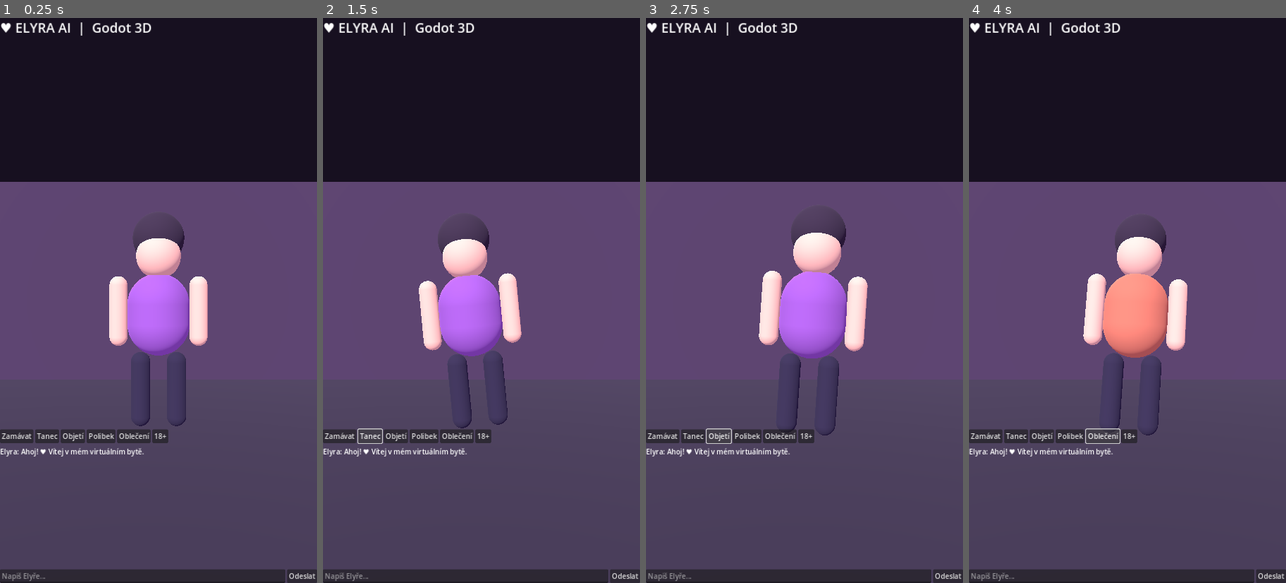
Above: before the commit, frames 1-4 (left to right).
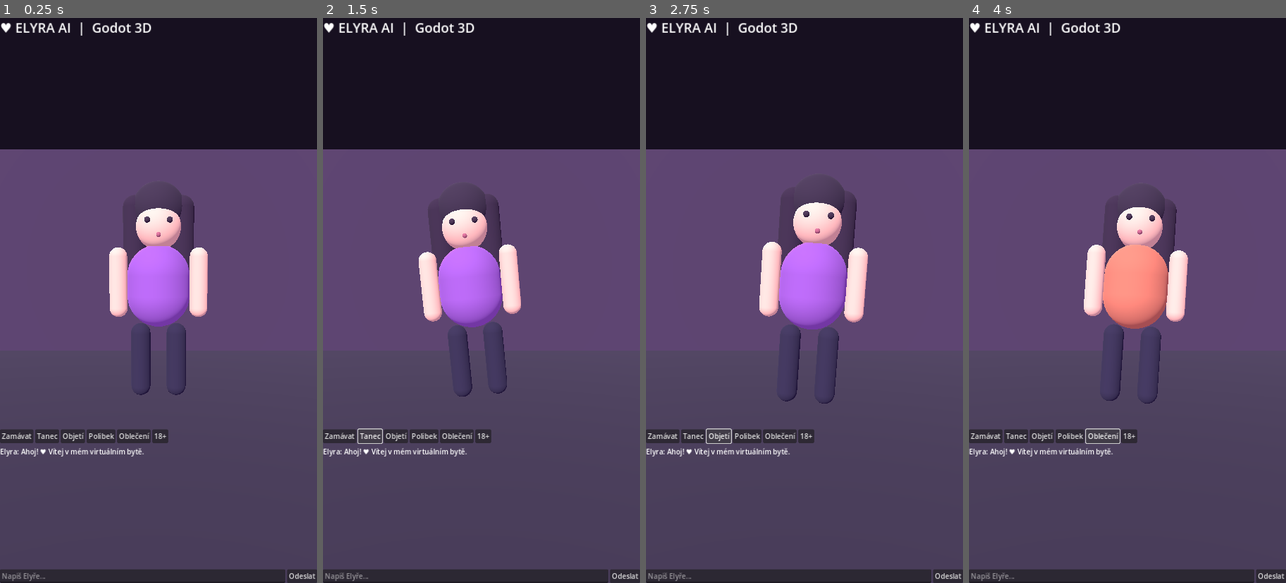
Above: after the commit, the same moments.

Repository: XGAMERSTORE/ELYRA-AI
Game: Godot game, scene res://scenes/main.tscn
The game is run twice, just before and just after one commit, with the same random seed, the same clock (stepped at 60 frames per second) and the same inputs.
Inputs:
- Up to frame 1 (0.25 s): no input
- Up to frame 2 (1.5 s): click "Zamávat" at 0.5 s; click "Tanec" at 1.25 s
- Up to frame 3 (2.75 s): click "Objetí" at 2 s
- Up to frame 4 (4 s): click "Polibek" at 2.75 s; click "Oblečení" at 3.5 s

The runs differ from the first frame. In frame 1, 11% of the frame differs, in the area x 0-100%, y 23-73%; in frame 2, 11%; in frame 3, 12%, in the area x 0-100%, y 23-74%; in frame 4, 11%.

Commit message:
Fix camera scene-tree initialization and improve procedural 3D avatar details

Diff:
--- a/godot/scripts/main.gd
+++ b/godot/scripts/main.gd
@@ -54,8 +54,8 @@
 	add_child(light)
 	camera = Camera3D.new()
 	camera.position = Vector3(0, 1.6, 4.5)
+	add_child(camera)
 	camera.look_at(Vector3(0, 1.25, 0))
-	add_child(camera)
 	camera.current = true
 	var floor_mesh := MeshInstance3D.new()
 	var floor_box := BoxMesh.new()
@@ -80,6 +80,12 @@
 	_part(avatar, 0.12, 0.9, Vector3(0.22, 0.51, 0), Color("#2c2441"))
 	_part(avatar, 0.11, 0.85, Vector3(-0.49, 1.46, 0), Color("#edb5a5"))
 	_part(avatar, 0.11, 0.85, Vector3(0.49, 1.46, 0), Color("#edb5a5"))
+	# Basic facial features and layered hair, generated without external assets.
+	_part(avatar, 0.034, 0.07, Vector3(-0.13, 2.18, 0.265), Color("#38263d"))
+	_part(avatar, 0.034, 0.07, Vector3(0.13, 2.18, 0.265), Color("#38263d"))
+	_part(avatar, 0.042, 0.055, Vector3(0, 2.01, 0.285), Color("#a75870"))
+	_part(avatar, 0.15, 1.10, Vector3(-0.29, 1.98, -0.11), Color("#32213b"))
+	_part(avatar, 0.15, 1.10, Vector3(0.29, 1.98, -0.11), Color("#32213b"))
 
 func _setup_ui() -> void:
 	var layer := CanvasLayer.new()
